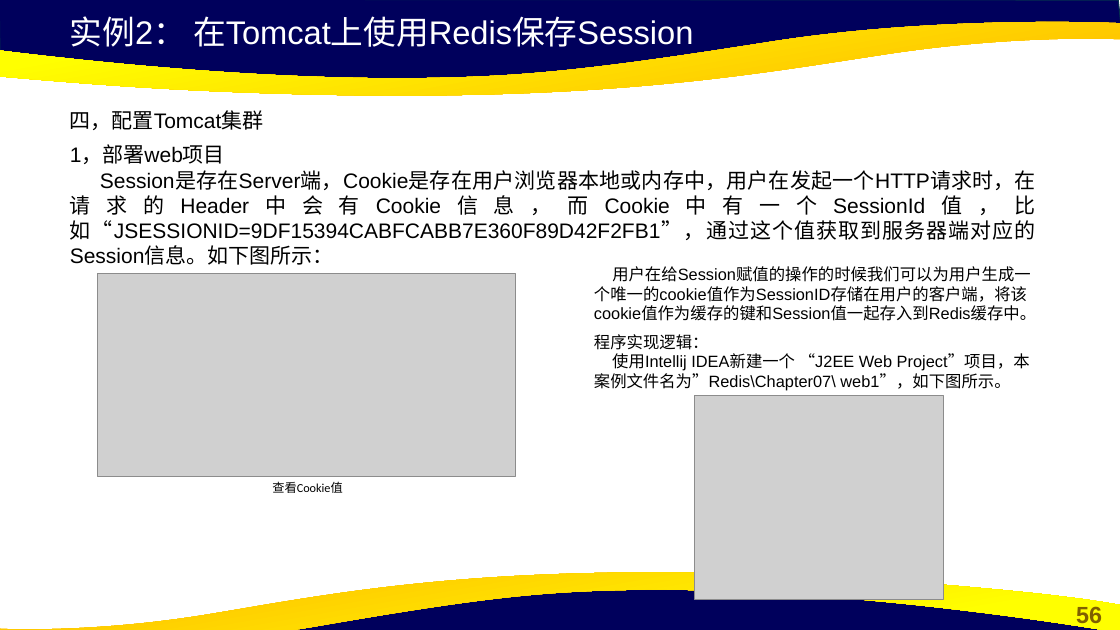
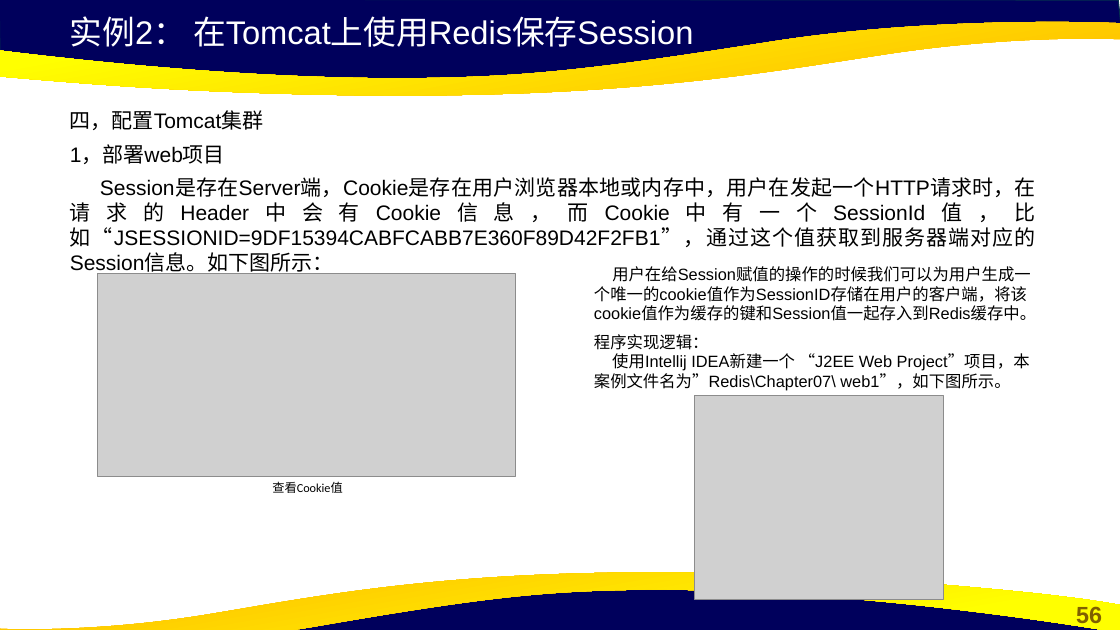
Before and after one commit to cxinping/Redis, a slide deck: slide 56 of ppt/第7章 Redis开发实战.pptx. Drawn at 1120x630 pixels with LibreOffice and Linux fonts; fonts in the diff are those of the drawing; grey boxes stand for pictures; background and template pictures are left out. Boxes give left, top, right and bottom in pixels: in the first picture for what was removed or moved away, otherwise in the second. Text is boxed around its words. In the diff, an @@ line names an element or a change of style, - is before the commit and + after.

```diff
--- a/ppt/第7章 Redis开发实战.pptx
+++ b/ppt/第7章 Redis开发实战.pptx
@@ text at [70,146,1036,275]: text changed @@
-1，部署web项目 Session是存在Server端，Cookie是存在用户浏览器本地或内存中，用户在发起一个HTTP请求时，在请求的Header中会有Cookie信息，而Cookie中有一个SessionId值，比如“JSESSIONID=9DF15394CABFCABB7E360F89D42F2FB1”，通过这个值获取到服务器端对应的Session信息。如下图所示：
+1，部署web项目
+Session是存在Server端，Cookie是存在用户浏览器本地或内存中，用户在发起一个HTTP请求时，在请求的Header中会有Cookie信息，而Cookie中有一个SessionId值，比如“JSESSIONID=9DF15394CABFCABB7E360F89D42F2FB1”，通过这个值获取到服务器端对应的Session信息。如下图所示：
```
Also in this commit, not shown: 20 other slides changed, 1 other file.
